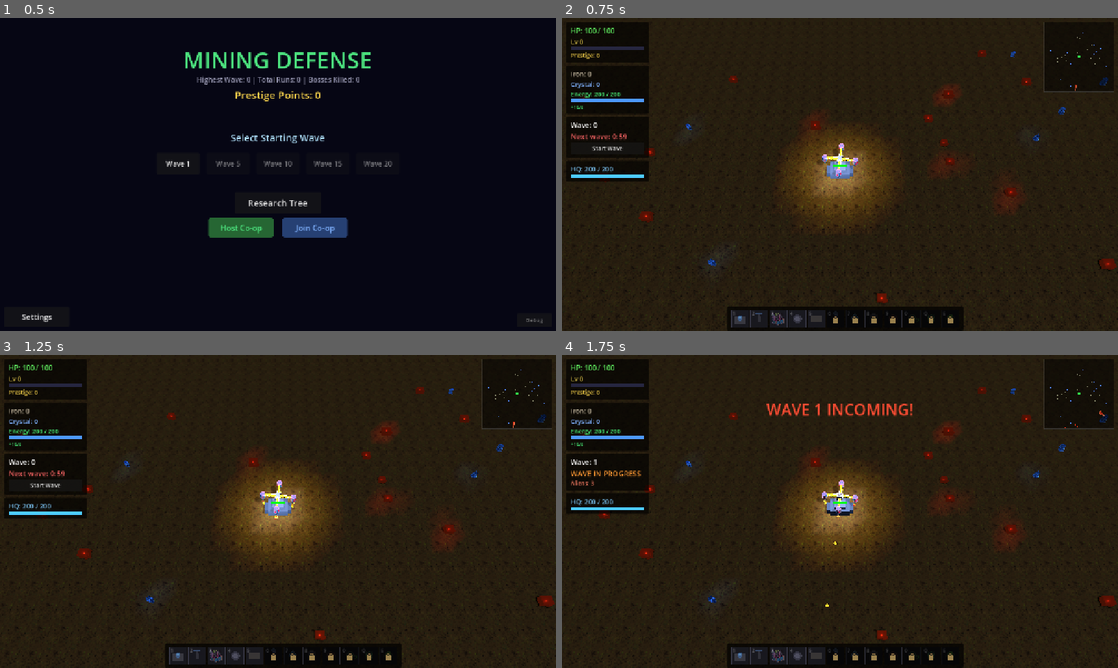
Above: before the commit, frames 1-4 (two rows, left to right).
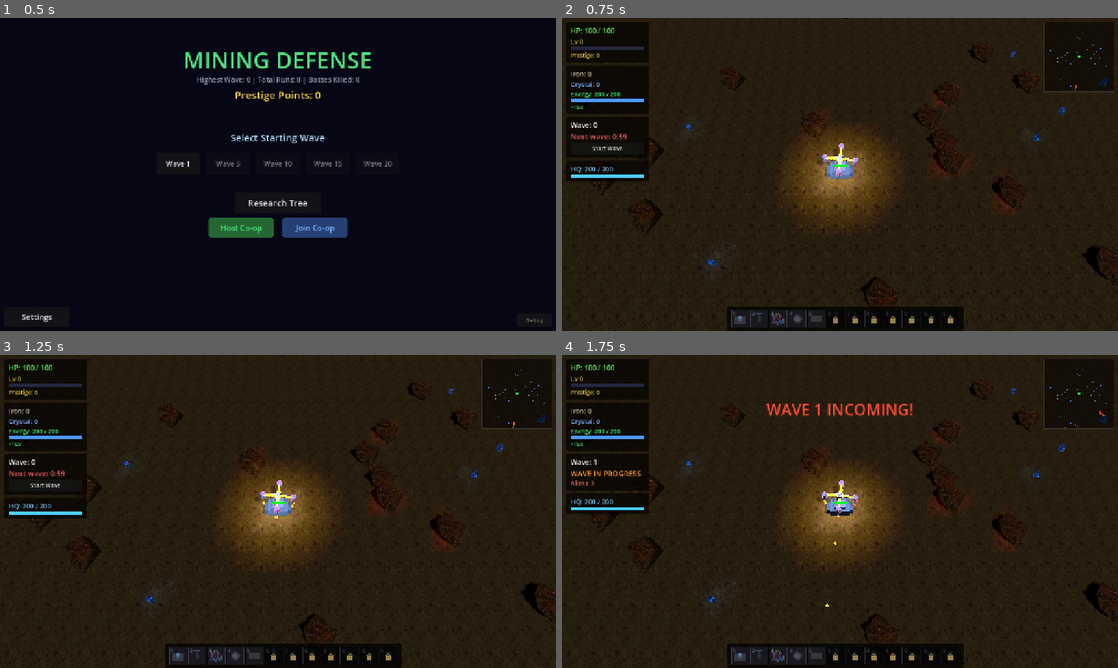
Above: after the commit, the same moments.

Repository: RubenTipparach/godot-sandbox
Game: Godot game, scene res://scenes/main.tscn
The game is run twice, just before and just after one commit, with the same random seed, the same clock (stepped at 60 frames per second) and the same inputs.
Inputs:
- Up to frame 1 (0.5 s): no input
- Up to frame 2 (0.75 s): click "Wave 1" at 0.5 s
- Up to frame 3 (1.25 s): no input
- Up to frame 4 (1.75 s): click "Start Wave" at 1.25 s

Frame 1 is identical in both runs. In frame 2, 1.6% of the frame differs, in the area x 3-100%, y 0-93%; in frame 3, 1.6%; in frame 4, 1.7%.

Commit message:
added rock

Diff:
--- /dev/null
+++ b/godot-sandbox/scenes/iron_rock.tscn
@@ -0,0 +1,13 @@
+[gd_scene format=3 uid="uid://bmu34sbjh3p3k"]
+
+[ext_resource type="PackedScene" uid="uid://dqtylne8agmem" path="res://resources/models/rock2.gltf" id="1"]
+
+[node name="IronRock" type="Node3D" unique_id=1375047630]
+
+[node name="Model" parent="." unique_id=506029004 instance=ExtResource("1")]
+transform = Transform3D(-1.5000002, -2.598076, 0, 2.598076, -1.5000002, 0, 0, 0, 3, 0, 0, 0)
+
+[node name="SpotLight3D" type="SpotLight3D" parent="." unique_id=977107326]
+transform = Transform3D(1, 0, 0, 0, -4.371139e-08, 1, 0, -1, -4.371139e-08, 0, 60, 0)
+light_color = Color(1, 0.3882353, 0.21960784, 1)
+spot_range = 86.225
--- a/godot-sandbox/scripts/main.gd
+++ b/godot-sandbox/scripts/main.gd
@@ -1774,24 +1774,8 @@
 		mi3.rotation_degrees = Vector3(5, 40, -10)
 		root.add_child(mi3)
 	else:
-		var mat = _get_iron_mat()
-		# Main ore chunk
-		var mi1 = MeshInstance3D.new()
-		var bm1 = BoxMesh.new()
-		bm1.size = Vector3(sz, sz * 0.6, sz * 0.8)
-		mi1.mesh = bm1
-		mi1.material_override = mat
-		mi1.position = Vector3(0, sz * 0.3, 0)
-		root.add_child(mi1)
-		# Secondary chunk
-		var mi2 = MeshInstance3D.new()
-		var bm2 = BoxMesh.new()
-		bm2.size = Vector3(sz * 0.55, sz * 0.5, sz * 0.55)
-		mi2.mesh = bm2
-		mi2.material_override = mat
-		mi2.position = Vector3(sz * 0.28, sz * 0.25, sz * 0.18)
-		mi2.rotation_degrees = Vector3(0, 20, 0)
-		root.add_child(mi2)
+		var iron_rock = load("res://scenes/iron_rock.tscn").instantiate()
+		root.add_child(iron_rock)
 	return root
 
 
